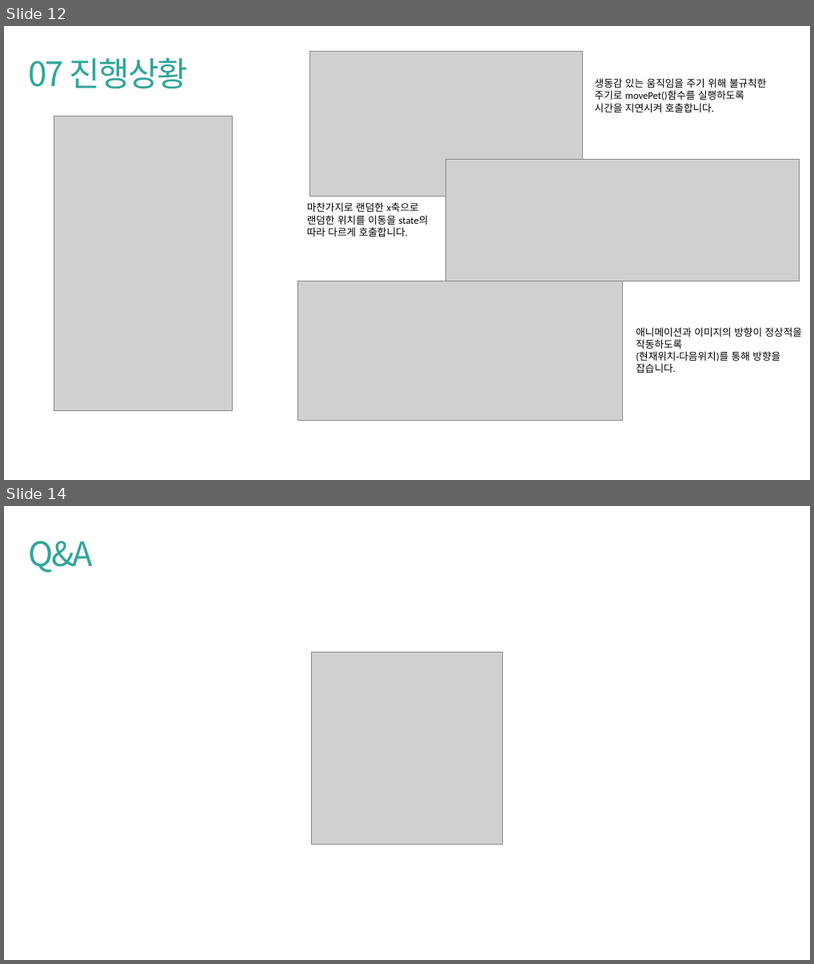
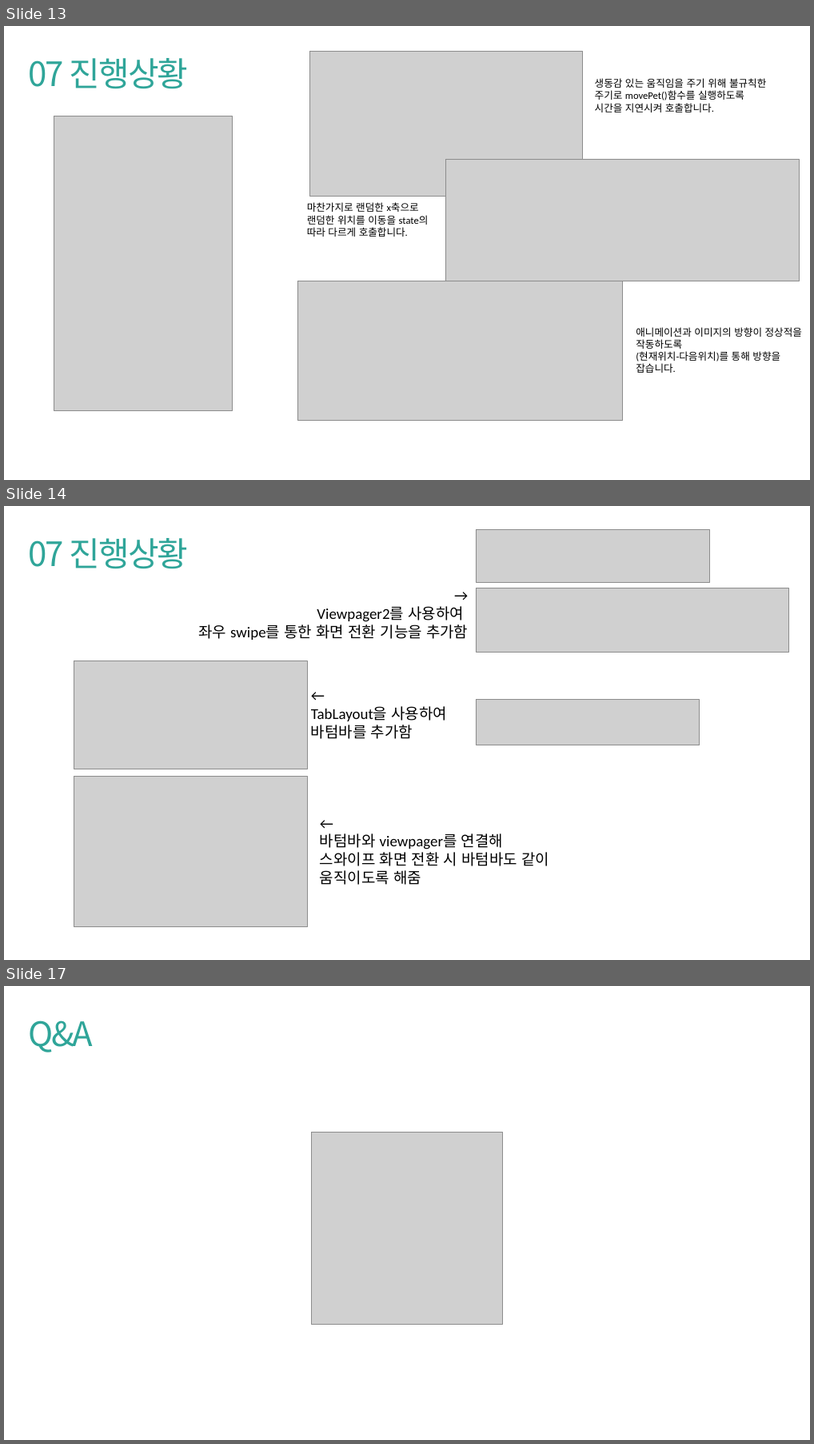
Before and after one commit to pknu-wap/2021_APP_TEAM4, a slide deck: WAP_APP_3 중간발표.pptx. Shown one above the other, each under a label of ours: slides 12 and 14 before the commit, slides 13, 14 and 17 after it; the slides between them are not shown. The pictures are 814x964 and 814x1444 pixels, drawn with LibreOffice and Linux fonts; fonts in the diff are those of the drawing; grey boxes stand for pictures. Boxes give left, top, right and bottom in pixels: in the first picture for what was removed or moved away, otherwise in the second. Text is boxed around its words. In the diff, an @@ line names an element or a change of style, - is before the commit and + after.

```diff
--- a/WAP_APP_3 중간발표.pptx
+++ b/WAP_APP_3 중간발표.pptx
@@ slide 14 added at box(4, 506, 810, 960), background #FFFFFF @@
@@ text added at box(28, 538, 188, 569), 60 pt, text #2FA599 @@
+07 진행상황
@@ picture added at box(476, 530, 710, 582) @@
@@ picture added at box(476, 588, 789, 652) @@
@@ text added at box(198, 606, 468, 640), 27 pt, text #000000 @@
+→
+Viewpager2를 사용하여
+좌우 swipe를 통한 화면 전환 기능을 추가함
@@ picture added at box(74, 660, 307, 768) @@
@@ text added at box(311, 706, 448, 739), 27 pt, text #000000 @@
+←
+TabLayout을 사용하여
+바텀바를 추가함
@@ picture added at box(476, 699, 699, 745) @@
@@ picture added at box(74, 776, 307, 927) @@
@@ text added at box(320, 833, 550, 884), 27 pt, text #000000 @@
+←
+바텀바와 viewpager를 연결해
+스와이프 화면 전환 시 바텀바도 같이
+움직이도록 해줌
@@ what was slide 12 is now slide 13 @@
@@ what was slide 14 is now slide 17 @@
```
Also in this commit, not shown: 2 slides changed, 2 other slides added.
